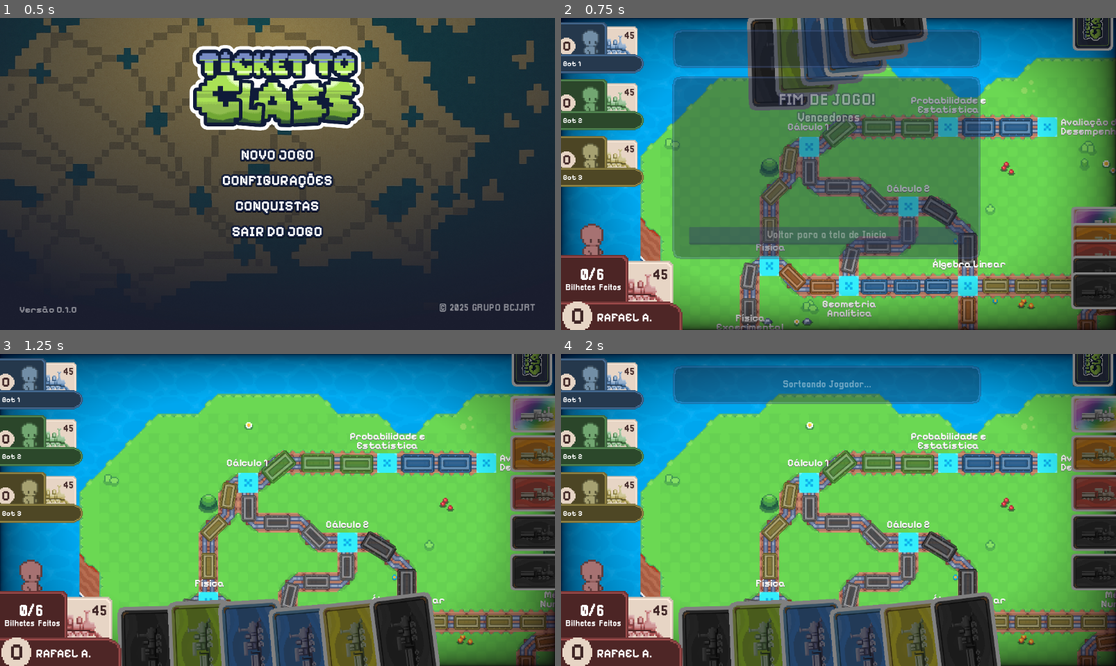
Above: before the commit, frames 1-4 (two rows, left to right).
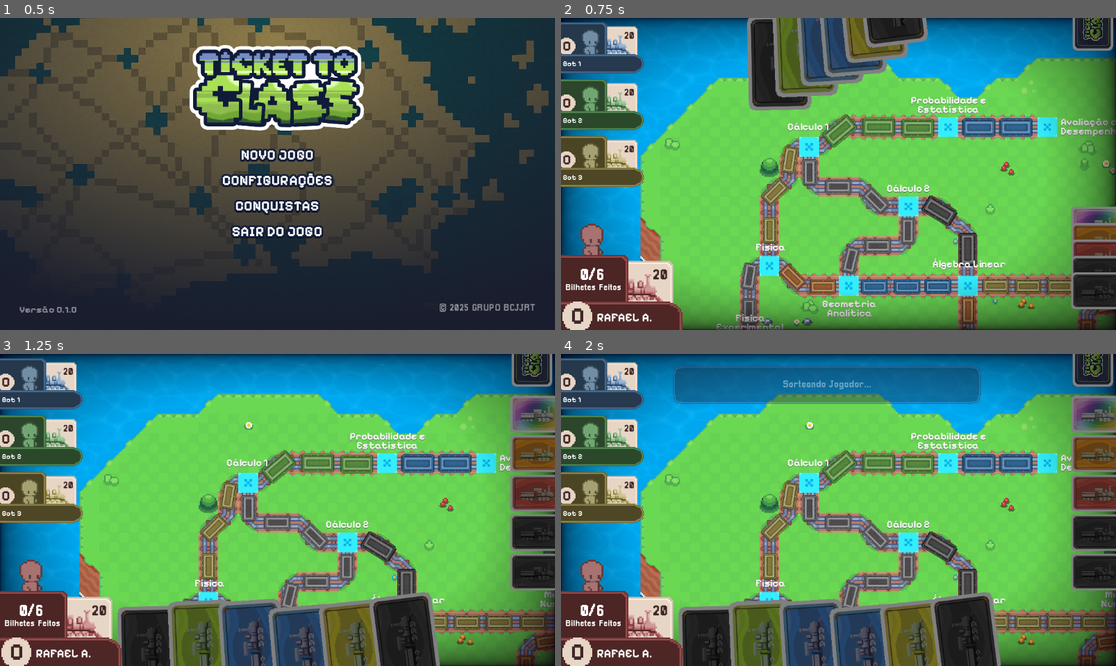
Above: after the commit, the same moments.

Repository: rafaamparo/ticket-to-ride-es2
Game: Godot game, scene res://scenes/main_menu.tscn
Same seed, same stepped clock (60 frames per second), same inputs: the game is played once before the commit and once after it.
Inputs (mouse positions are in pixels of both pictures, inside the frame that each line leads up to):
- Up to frame 1 (0.5 s): no input
- Up to frame 2 (0.75 s): tap Enter at 0.5 s; drag from (838, 155) to (894, 105) at 0.52 s
- Up to frame 3 (1.25 s): no input
- Up to frame 4 (2 s): click (1093, 357) at 1.25 s

Frame 1 is identical in both runs. In frame 2, 35% of the frame differs, in the area x 11-76%, y 3-84%; in frame 3, 0.1%; in frame 4, 0.1%.

Commit message:
fix: adjust train count for player and bot to improve game balance

Diff:
--- a/game_assets/classes/jogador.gd
+++ b/game_assets/classes/jogador.gd
@@ -3,7 +3,7 @@
 const QTD_CARTAS_BOT = 6
 var nome: String = "Jogador BOT"
 var isBot: bool = false
-var trens: int = 45
+var trens: int = 20
 var pontos: int = 0
 var cor: int = 0
 var cartas: Array[GameCard] = []
--- a/scenes/game_scene.tscn
+++ b/scenes/game_scene.tscn
@@ -1930,6 +1930,8 @@
 [node name="GUI" type="CanvasLayer" parent="."]
 script = ExtResource("8_mb7hx")
 
+[node name="GerenciadorCartasDestino" type="Node" parent="GUI"]
+
 [node name="GerenciadorComprarCartas" type="Node" parent="GUI"]
 script = ExtResource("11_s3pss")
 
@@ -2041,16 +2043,20 @@
 metadata/_edit_lock_ = true
 
 [node name="TextDialog" parent="GUI" instance=ExtResource("17_mc33u")]
+modulate = Color(1, 1, 1, 0)
 offset_left = 232.0
 offset_top = 24.0
 offset_right = -280.0
 offset_bottom = -544.0
+metadata/_edit_lock_ = true
 
 [node name="Winner-dialog" parent="GUI" instance=ExtResource("18_5dgpw")]
+modulate = Color(1, 1, 1, 0)
 offset_left = -25.0
 offset_top = -13.0
 offset_right = -25.0
 offset_bottom = -13.0
+metadata/_edit_lock_ = true
 
 [node name="BotaoComprarCarta" parent="GUI" instance=ExtResource("18_20m12")]
 offset_left = 1062.0
--- a/scripts/gerenciador_de_fluxo_jogo.gd
+++ b/scripts/gerenciador_de_fluxo_jogo.gd
@@ -29,7 +29,7 @@
 	for i in range(qtd_jogadores_bot):
 		var jogador: Jogador = Jogador.new()
 		jogador.nome = "Bot " + str(i + 1)
-		jogador.trens = 45
+		jogador.trens = 20
 		jogador.isBot = true
 		jogador.cor = i
 		var jogadorBoxScene = preload("res://game_assets/game_scene/object_scenes/jogador_bot_box.tscn")
